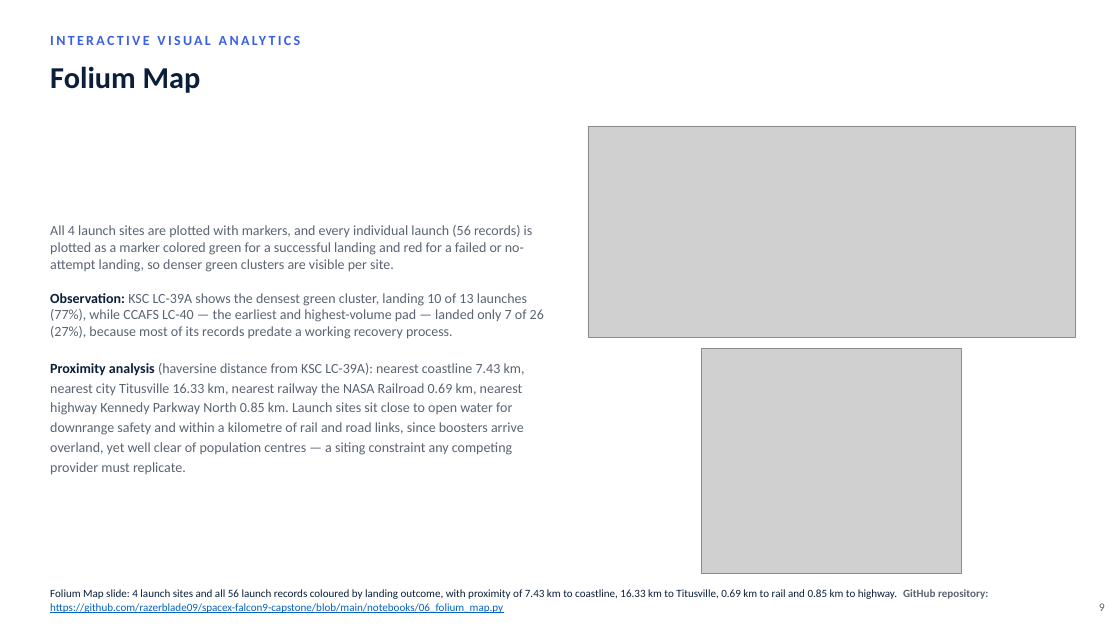
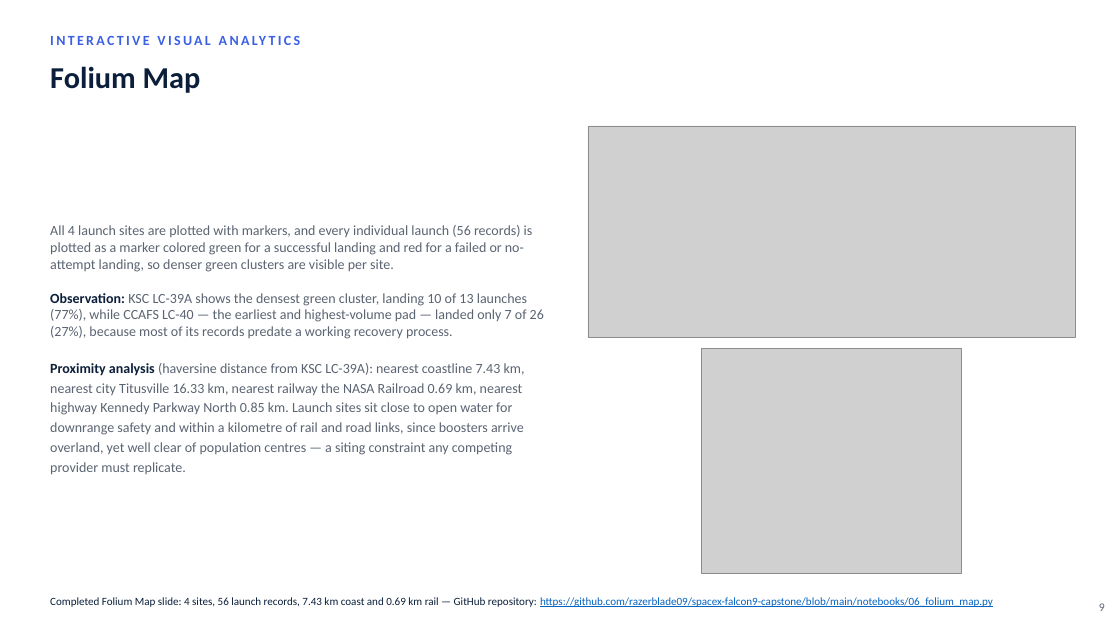
Before and after one commit to razerblade09/spacex-falcon9-capstone, a slide deck: slide 9 of Data_Science_Capstone_Presentation_12.pptx. Drawn at 1120x630 pixels with LibreOffice and Linux fonts; fonts in the diff are those of the drawing; grey boxes stand for pictures. Boxes give left, top, right and bottom in pixels: in the first picture for what was removed or moved away, otherwise in the second. Text is boxed around its words. In the diff, an @@ line names an element or a change of style, - is before the commit and + after.

```diff
--- a/Data_Science_Capstone_Presentation_12.pptx
+++ b/Data_Science_Capstone_Presentation_12.pptx
@@ text at bbox=[50, 597, 993, 607]: text changed; text colour #0B1F3A to #0563C1 @@
-Folium Map slide: 4 launch sites and all 56 launch records coloured by landing outcome, with proximity of 7.43 km to coastline, 16.33 km to Titusville, 0.69 km to rail and 0.85 km to highway. GitHub repository: https://github.com/razerblade09/spacex-falcon9-capstone/blob/main/notebooks/06_folium_map.py
+Completed Folium Map slide: 4 sites, 56 launch records, 7.43 km coast and 0.69 km rail — GitHub repository: https://github.com/razerblade09/spacex-falcon9-capstone/blob/main/notebooks/06_folium_map.py
```
Also in this commit, not shown: 10 other slides changed, 2 other files.
